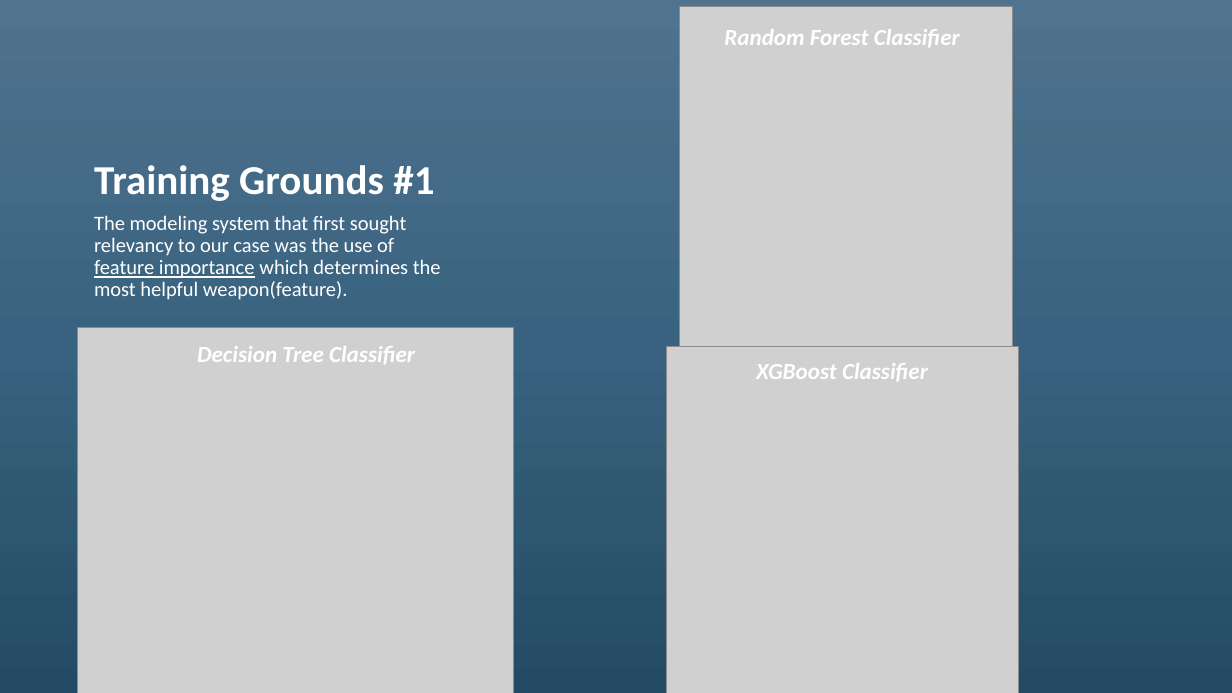
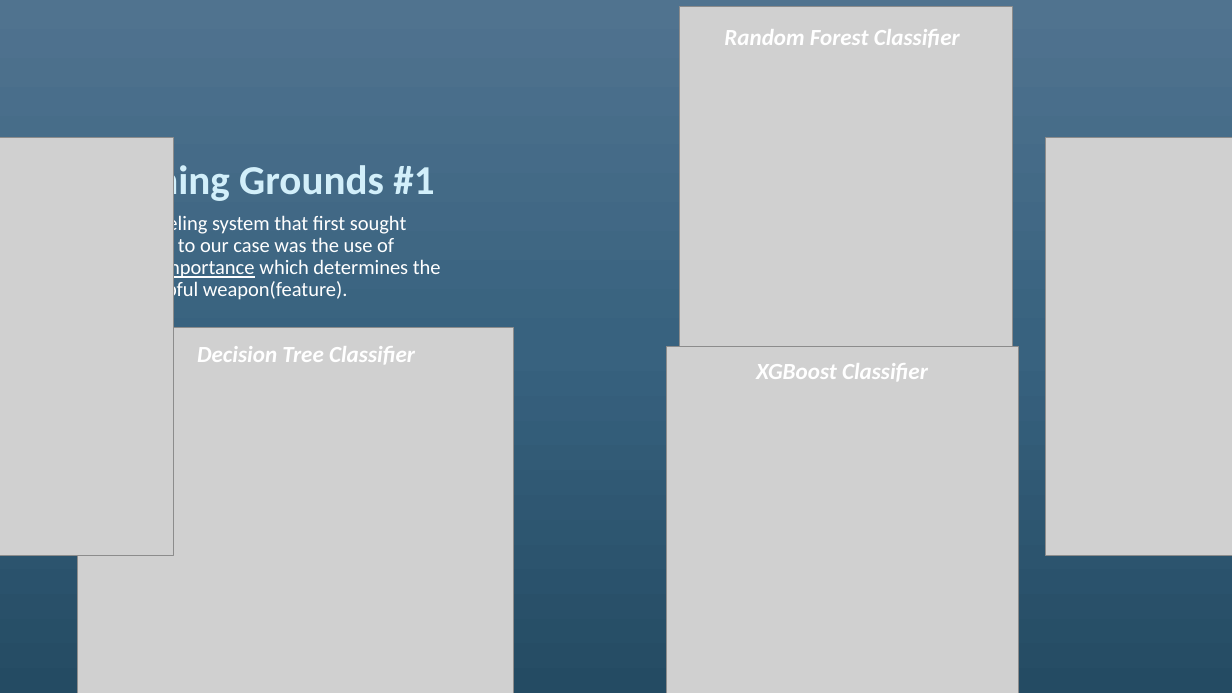
Before and after one commit to shupersap/Tourism_Triad, a slide deck: slide 5 of Tourism Triad.pptx. Drawn at 1232x693 pixels with LibreOffice and Linux fonts; fonts in the diff are those of the drawing; grey boxes stand for pictures. Boxes give left, top, right and bottom in pixels: in the first picture for what was removed or moved away, otherwise in the second. Text is boxed around its words. In the diff, an @@ line names an element or a change of style, - is before the commit and + after.

```diff
--- a/Tourism Triad.pptx
+++ b/Tourism Triad.pptx
@@ title "Training Grounds #1" at (94,160,434,204): text colour #FFFFFF to #D2EFFA @@
@@ picture added at (0,138,174,555) @@
@@ picture added at (1045,138,1232,555) @@
```
Also in this commit, not shown: 8 other slides changed, 7 other files.
